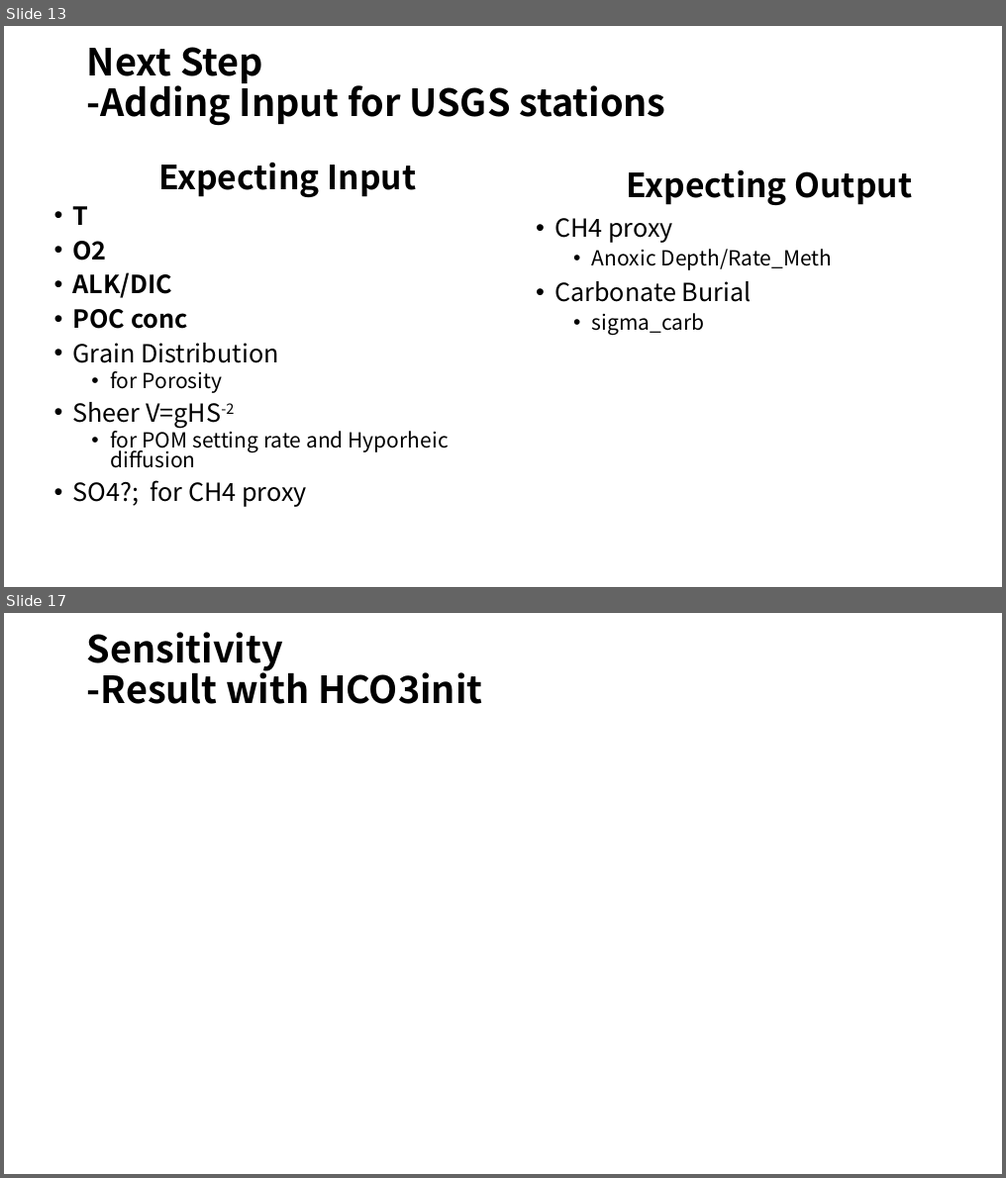
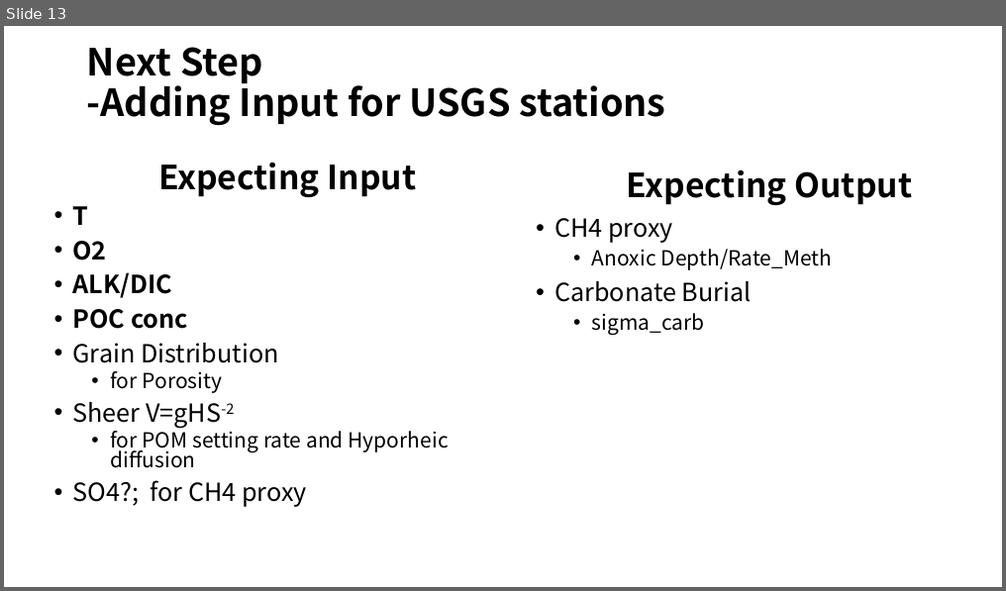
Before and after one commit to AlexLiuxy/1-D-River-Sediment-Model, a slide deck: River Sediment Modeling.pptx. Shown one above the other, each under a label of ours: slides 13 and 17 before the commit, slide 13 after it; the slides between them are not shown. The pictures are 1006x1178 and 1006x591 pixels, drawn with LibreOffice and Linux fonts; fonts in the diff are those of the drawing; background and template pictures are left out. Boxes give left, top, right and bottom in pixels: in the first picture for what was removed or moved away, otherwise in the second. Text is boxed around its words. In the diff, an @@ line names an element or a change of style, - is before the commit and + after.

```diff
--- a/River Sediment Modeling.pptx
+++ b/River Sediment Modeling.pptx
@@ slide 17 removed at [4,613,1002,1174], background picture (left out) @@
@@ title removed at [87,632,482,704] @@
-Sensitivity
--Result with HCO3init
```
Also in this commit, not shown: 3 other slides removed, 5 other files.
